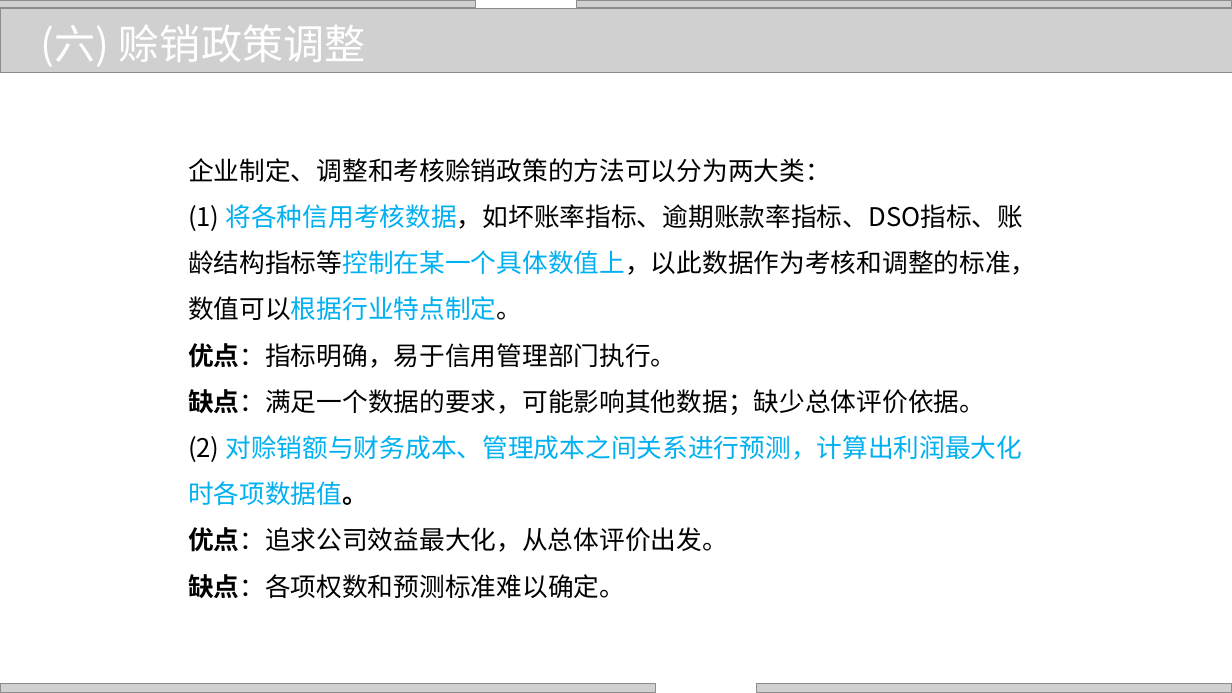
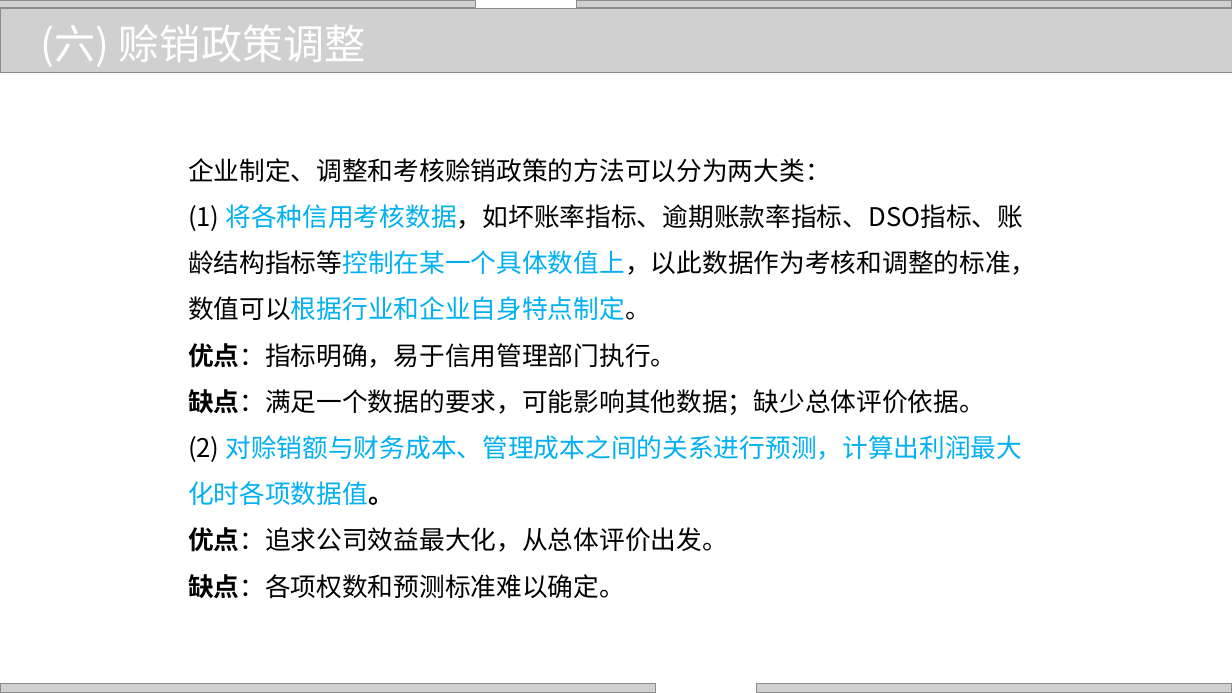
Before and after one commit to zhangjianzhang/internet_credit, a slide deck: slide 55 of files/slides/lecture_10.pptx. Drawn at 1232x693 pixels with LibreOffice and Linux fonts; fonts in the diff are those of the drawing; grey boxes stand for pictures; background and template pictures are left out. Boxes give left, top, right and bottom in pixels: in the first picture for what was removed or moved away, otherwise in the second. Text is boxed around its words. In the diff, an @@ line names an element or a change of style, - is before the commit and + after.

```diff
--- a/files/slides/lecture_10.pptx
+++ b/files/slides/lecture_10.pptx
@@ text at <box>188,204,1037,320</box>: text changed @@
-(1) 将各种信用考核数据，如坏账率指标、逾期账款率指标、DSO指标、账龄结构指标等控制在某一个具体数值上，以此数据作为考核和调整的标准，数值可以根据行业特点制定。
+(1) 将各种信用考核数据，如坏账率指标、逾期账款率指标、DSO指标、账龄结构指标等控制在某一个具体数值上，以此数据作为考核和调整的标准，数值可以根据行业和企业自身特点制定。
@@ text at <box>188,435,1022,505</box>: text changed @@
-(2) 对赊销额与财务成本、管理成本之间关系进行预测，计算出利润最大化时各项数据值。
+(2) 对赊销额与财务成本、管理成本之间的关系进行预测，计算出利润最大化时各项数据值。
```
Also in this commit, not shown: 6 other slides changed, 4 other files.
